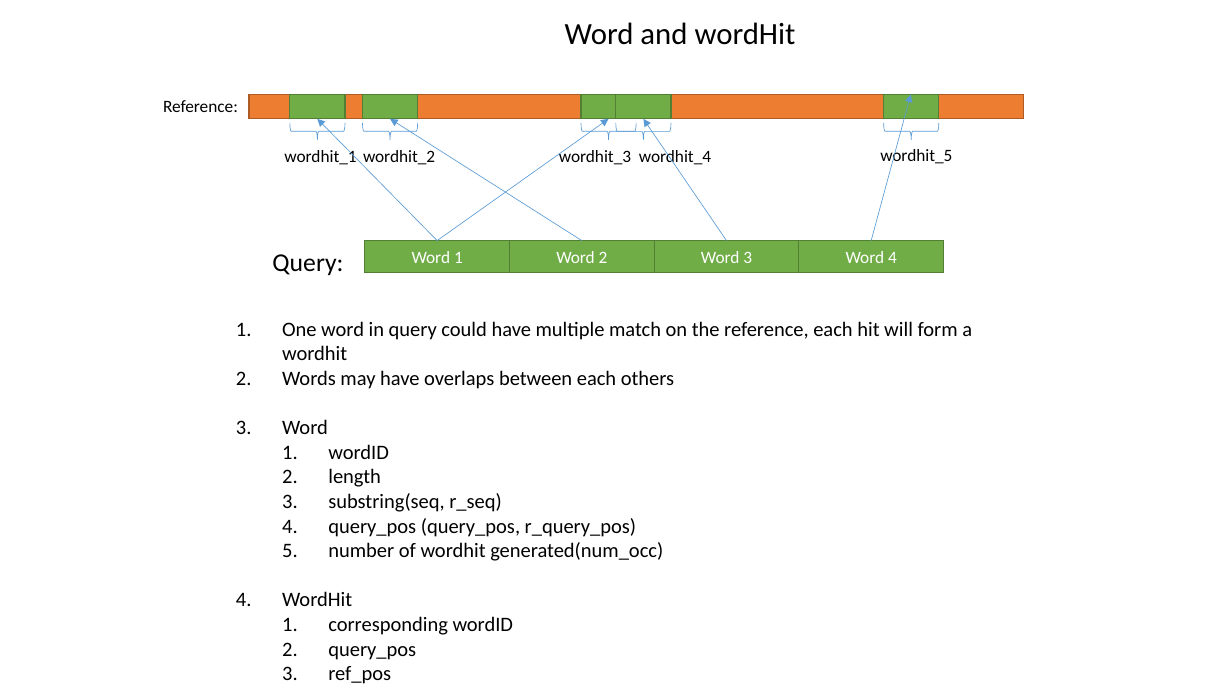
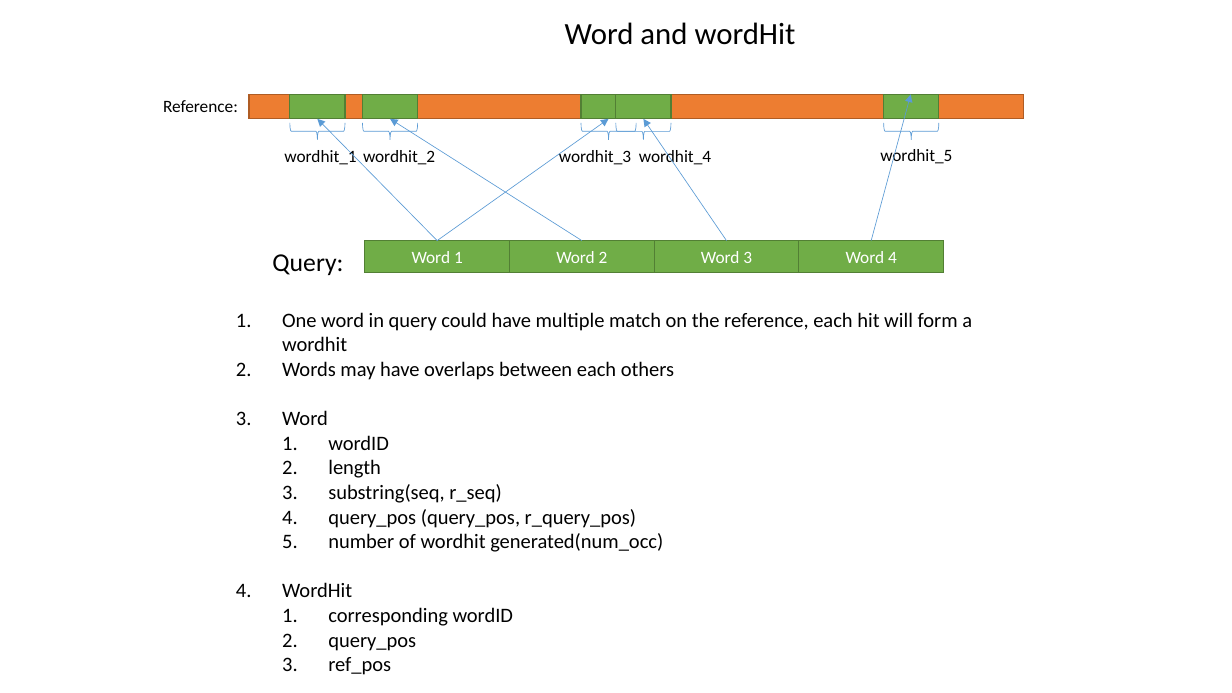
Before and after one commit to ganyfml/olegosa2, a slide deck: slide 1 of src/spliced_aln/Word/WordAndWordHit.pptx. Drawn at 1232x693 pixels with LibreOffice and Linux fonts; fonts in the diff are those of the drawing. Boxes give left, top, right and bottom in pixels: in the first picture for what was removed or moved away, otherwise in the second. Text is boxed around its words. In the diff, an @@ line names an element or a change of style, - is before the commit and + after.

Commit message:
documentation added

```diff
--- a/src/spliced_aln/Word/WordAndWordHit.pptx
+++ b/src/spliced_aln/Word/WordAndWordHit.pptx
@@ text "One word in query could ..." moved from (x1=282, y1=321, x2=972, y2=684) to (x1=282, y1=312, x2=972, y2=675) @@
```
